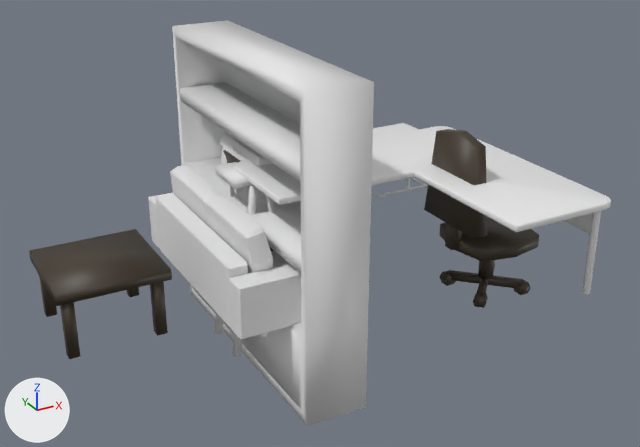
A saved change to the FBX model ECOE sim/Assets/Art/Environment/Furniture/Furniture.fbx.
One viewpoint serves both versions: a 50 mm lens placed at (-2.77, -6.25, 3.26), pointed at (0.39, -0.5, 0.39). Lighting does not change. The marker at lower left points along +X, +Y and +Z. The picture after the commit comes second. Where no turn or scale is listed for an object, it has been applied to the vertices. Vertices at exactly the same position are counted once.

In view in the first picture: 'ChairCircularClinic', 'Curpboard', 'DesktopChair', 'DesktopClinic', 'Rack', 'SmallTable', 'Sofa', 'Stretcher ' and 1 more.
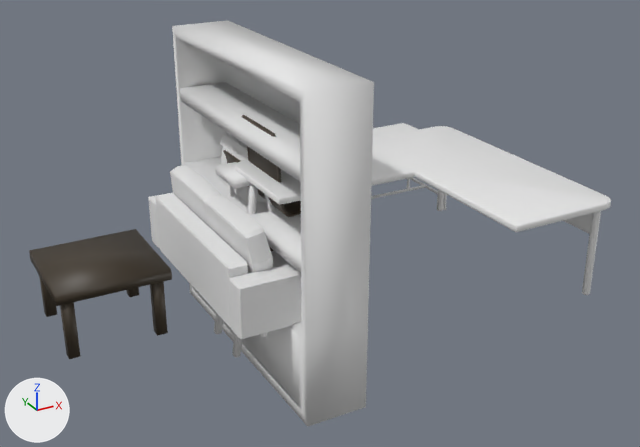
What the commit changed:
me_circle_002 is used by ob_chaircircularclinic; location (0.0, 0.0, 0.0).
me_circle_002 had 1505 vertices, 1602 faces and spanned x 0.0..0.429, y -0.174..0.262, z -0.001..0.5.
me_circle_002 now has 1821 vertices, 1920 faces and spans x -0.021..0.392, y -0.102..0.319, z -0.002..0.501.
me_circle_002 part 1: the loose piece of 97 vertices spanning x 0.033..0.391, y -0.135..0.223, z 0.424..0.5 is moved by (-0.04, 0.072, 0.001).
Other edits to the shape of me_circle_002 do not show in these pictures.
Mesh me_cube_010 is new.
It has 3436 vertices, 3520 faces and spans x -0.046..0.547, y -0.497..0.105, z -0.003..1.198.
It uses material mat_material_002 (brown #3f3527).
Object 'DesktopChair' (ob_desktopchair) is deleted.
Object 'ChairDesktop' (ob_chairdesktop) is new; it shows me_cube_010.
Its location is (0.0, 0.0, 0.0).

Location of each change, (x1, y1, x2, y2) in pixels of the pictures (640 x 447 px):
'DesktopChair', deleted: before (424, 129, 539, 308)
'ChairDesktop', added: after (242, 115, 301, 217)
'ChairCircularClinic', reshaped (mostly hidden): before (257, 196, 277, 204); after (257, 197, 265, 202)
